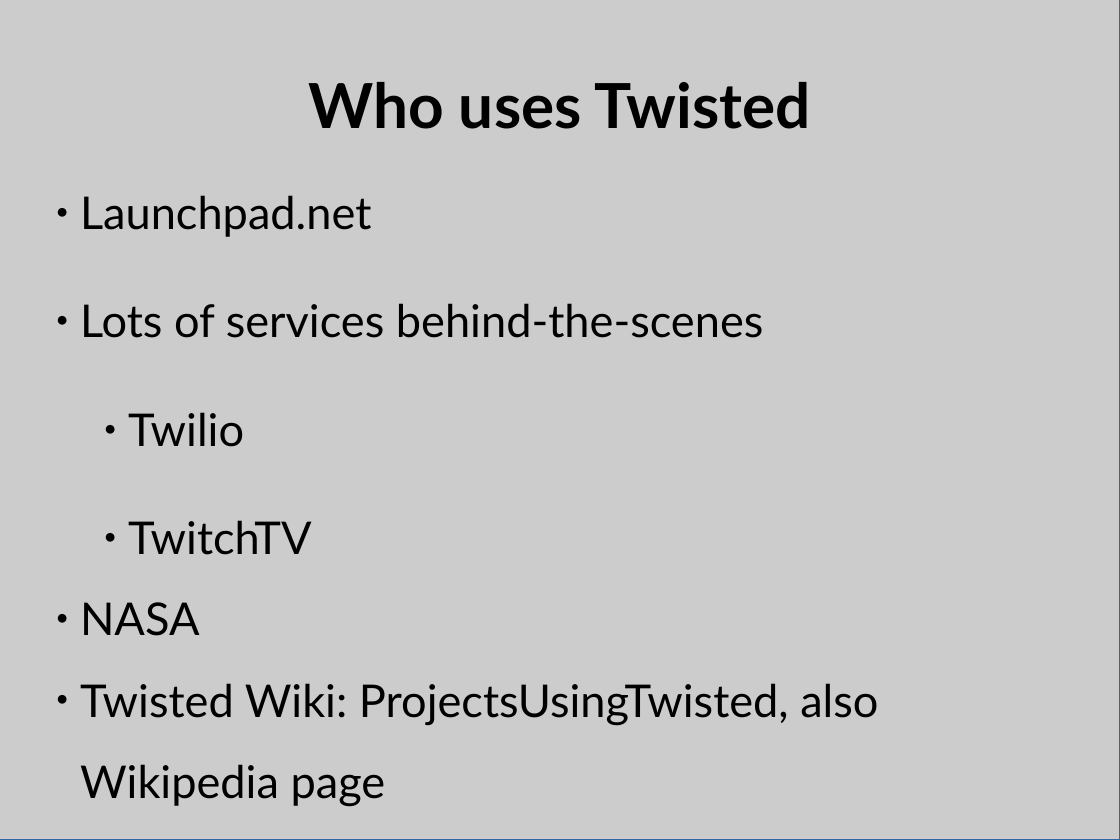
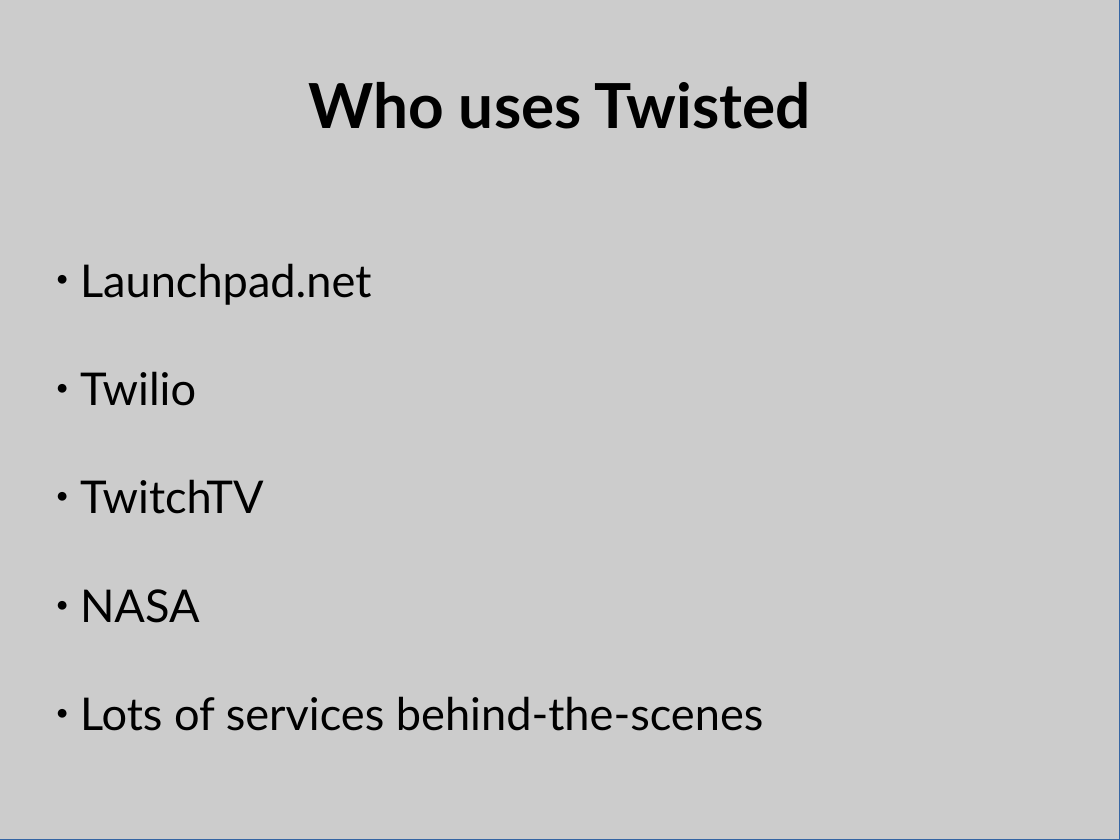
Before and after one commit to bpetering/linuxsa-talk-twisted, a slide deck: slide 4 of twisted_talk.odp. Drawn at 1120x840 pixels with LibreOffice and Linux fonts; fonts in the diff are those of the drawing. Boxes give left, top, right and bottom in pixels: in the first picture for what was removed or moved away, otherwise in the second. Text is boxed around its words. In the diff, an @@ line names an element or a change of style, - is before the commit and + after.

```diff
--- a/twisted_talk.odp
+++ b/twisted_talk.odp
@@ subtitle "Launchpad.net": place and size @@
-subtitle "Launchpad.net" at (80,195,878,807)
+subtitle "Launchpad.net" at (80,263,764,731)
@@ subtitle at (80,303,764,338): paragraph removed @@
-● Lots of services behind-the-scenes
@@ subtitle at (80,371,264,623): list level 3 to 1 in "Twilio"; list level 3 to 1 in "TwitchTV"; line spacing 1.5 to 2 @@
@@ subtitle at (80,696,764,731): text changed @@
-● Twisted Wiki: ProjectsUsingTwisted, also Wikipedia page
+● Lots of services behind-the-scenes
```
Also in this commit, not shown: 6 other slides changed, 9 slides added, 6 slides removed, 4 other files.
